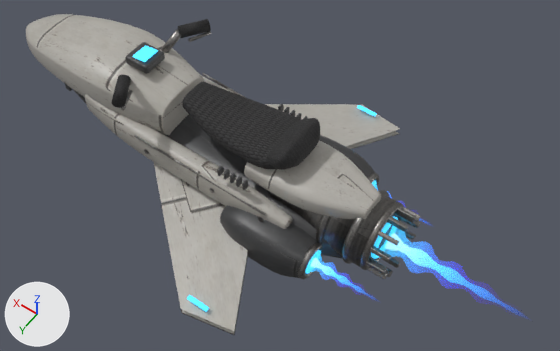
An edit to the glTF model hoverbike/HoverBike_MML.glb, drawn before and after from the same camera.
Camera for both pictures: a 50 mm camera at (-2.65, 2.65, 4.84) aimed at (-0.7, -0.09, 0.54). Lighting does not change. The marker at lower left points along +X, +Y and +Z. The picture after the commit comes second. Where no turn or scale is listed for an object, it has been applied to the vertices.

The first picture shows 'Jet_rear', 'SM_Boneyard_HoverBike' and 1 more.
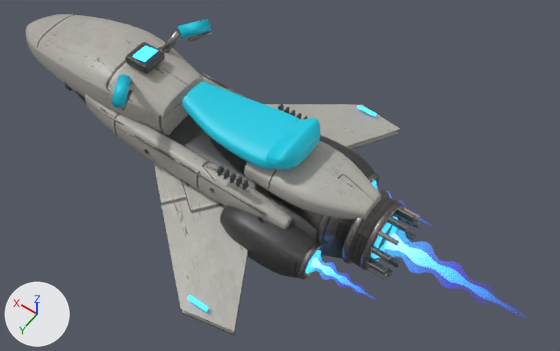
What differs and where, as boxes (x1, y1, x2, y2) in the pictures (560 x 351 px):
'SM_Boneyard_HoverBike', surface changed (black to cyan): (109, 19, 323, 211) in both

The change in detail:
In material 'Seat_GeneratedTrim' (mat_seat_generatedtrim), texture is no longer img_hover_trim_1k.
In material 'Seat_GeneratedTrim' (mat_seat_generatedtrim), roughness goes from 0.85 to 0.5.
In material 'Seat_GeneratedTrim' (mat_seat_generatedtrim), base_color is now set to (0.0, 0.604, 0.787), cyan #00cce5.
